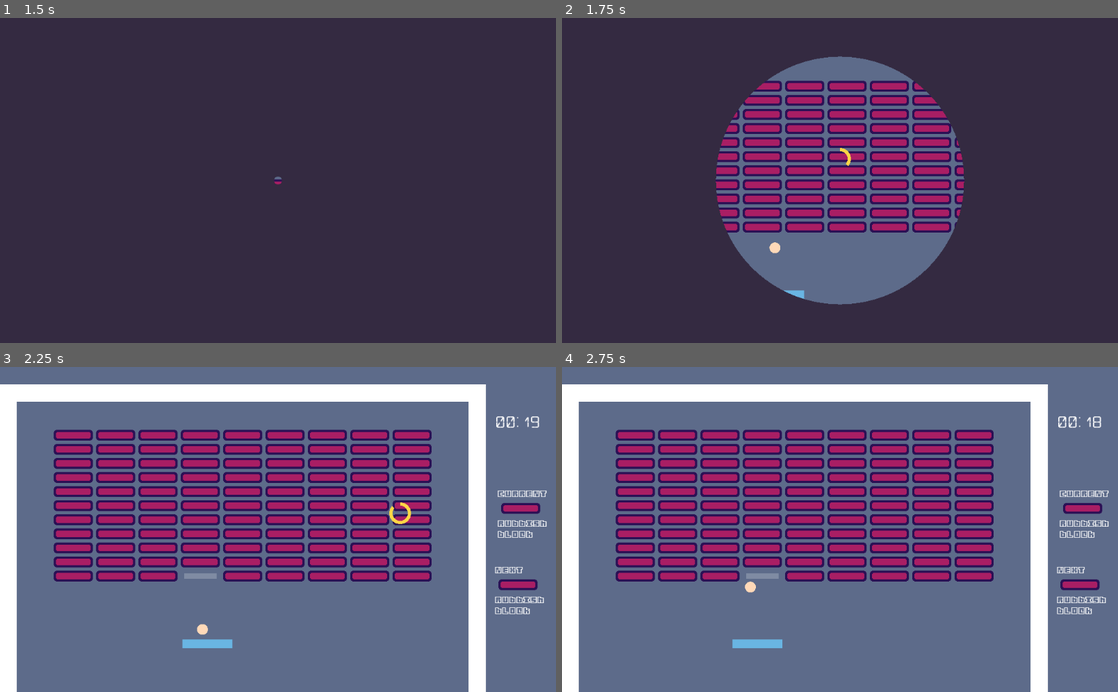
Above: before the commit, frames 1-4 (two rows, left to right).
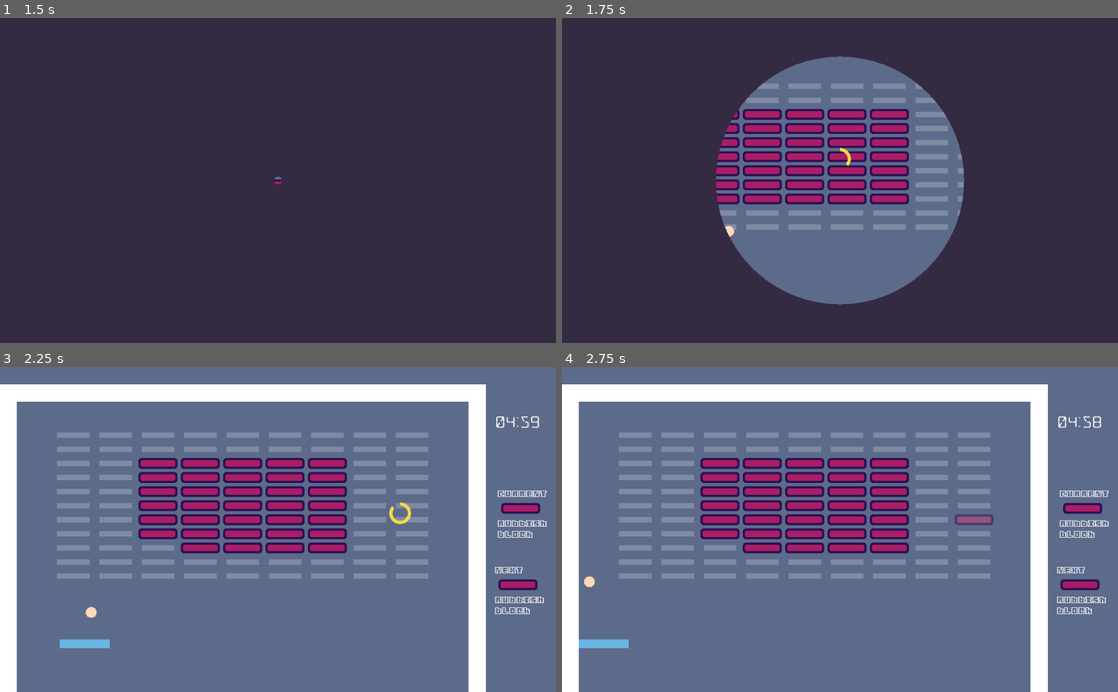
Above: after the commit, the same moments.

Repository: marc-hugh-tom/gmtk-game-jam-2023
Game: Godot game, scene res://scenes/SceneManager.tscn
Same seed, same stepped clock (60 frames per second), same inputs: the game is played once before the commit and once after it.
Inputs (mouse positions are in pixels of both pictures, inside the frame that each line leads up to):
- Up to frame 1 (1.5 s): click "PLAY" at 0.5 s; click "PLAY" at 1.25 s
- Up to frame 2 (1.75 s): no input
- Up to frame 3 (2.25 s): move the mouse to (400, 513) at 2.02 s; press the mouse at (400, 513) at 2.03 s; hold Right (ui_right) from 2.03 s (still down)
- Up to frame 4 (2.75 s): keep holding Right (ui_right)

Frame 1 is identical in both runs. In frame 2, 6.5% of the frame differs, in the area x 28-73%, y 19-87%; in frame 3, 16%; in frame 4, 16%, in the area x 3-96%, y 15-87%.

Commit message:
Smarter paddle

Diff:
--- a/scenes/Ball.tscn
+++ b/scenes/Ball.tscn
@@ -9,3 +9,5 @@
 
 [node name="CollisionShape2D" type="CollisionShape2D" parent="."]
 shape = SubResource( 1 )
+
+[node name="RayCasts" type="Node2D" parent="."]
--- a/scenes/GameContainer.tscn
+++ b/scenes/GameContainer.tscn
@@ -1,10 +1,13 @@
-[gd_scene load_steps=9 format=2]
+[gd_scene load_steps=10 format=2]
 
 [ext_resource path="res://scripts/GameContainer.gd" type="Script" id=1]
 [ext_resource path="res://scenes/Ball.tscn" type="PackedScene" id=2]
 [ext_resource path="res://scenes/PlacementUI.tscn" type="PackedScene" id=3]
 [ext_resource path="res://scenes/Paddle.tscn" type="PackedScene" id=4]
 [ext_resource path="res://scripts/BlockGrid.gd" type="Script" id=5]
+
+[sub_resource type="RectangleShape2D" id=4]
+extents = Vector2( 416, 10 )
 
 [sub_resource type="RectangleShape2D" id=2]
 extents = Vector2( 16, 300 )
@@ -17,6 +20,12 @@
 
 [node name="GameContainer" type="Node2D"]
 script = ExtResource( 1 )
+
+[node name="RayCastCatcher" type="Area2D" parent="." groups=["raycast_catcher"]]
+
+[node name="CollisionShape2D" type="CollisionShape2D" parent="RayCastCatcher"]
+position = Vector2( 512, 512 )
+shape = SubResource( 4 )
 
 [node name="Paddle" parent="." instance=ExtResource( 4 )]
 position = Vector2( 471, 511 )
--- a/scenes/GameState.tscn
+++ b/scenes/GameState.tscn
@@ -28,7 +28,7 @@
 custom_fonts/font = SubResource( 2 )
 
 [node name="WinCountdownTimer" type="Timer" parent="."]
-wait_time = 20.0
+wait_time = 300.0
 one_shot = true
 autostart = true
 
--- a/scripts/Ball.gd
+++ b/scripts/Ball.gd
@@ -1,24 +1,64 @@
 extends KinematicBody2D
 
 var direction = Vector2.ZERO
-var speed = 200.0
+var speed = 400.0
+
+const LOOKAHEAD_DISTANCE = 1000.0
+const NUMBER_OF_RAYCASTS = 2
+
 
 func _ready():
 	direction = Vector2(-0.5, 0.5)
+	for _i in range(NUMBER_OF_RAYCASTS):
+		var new_ray = RayCast2D.new()
+		new_ray.enabled = true
+		new_ray.collide_with_areas = true
+		$RayCasts.add_child(new_ray)
 
 func _physics_process(delta):
 	var collision = move_and_collide(
 		direction.normalized() * speed * delta
 	)
-
 	if is_instance_valid(collision):
-		direction = direction.bounce(collision.get_normal())
-
+		set_direction(direction.bounce(collision.get_normal()))
 		if collision.get_collider().is_in_group("ball_collidable"):
 			collision.get_collider().on_collide_with_ball(self, collision)
+	update_raycasts()
 
 func tweak_direction(new_direction):
-	direction = (direction + new_direction).normalized()
+	set_direction((direction + new_direction).normalized())
+
+func set_direction(new_direction):
+	direction = new_direction
+
+func update_raycasts():
+	var ray_position = Vector2.ZERO
+	var ray_direction = direction.normalized()
+	var ignore = null
+	for raycast in $RayCasts.get_children():
+		raycast.clear_exceptions()
+		if not ray_position == null:
+			raycast.set_position(ray_position)
+			raycast.set_cast_to(ray_direction * LOOKAHEAD_DISTANCE)
+			if not ignore == null:
+				raycast.add_exception(ignore)
+		raycast.force_raycast_update()
+		if raycast.is_colliding():
+			ray_position = to_local(raycast.get_collision_point())
+			var normal = raycast.get_collision_normal()
+			if normal.length() > 0.0:
+				ray_direction = ray_direction.bounce(normal.normalized()).normalized()
+			ignore = raycast.get_collider()
+		else:
+			ray_position = null
+
+func get_raycast_catcher_destination():
+	for raycast in $RayCasts.get_children():
+		if is_instance_valid(raycast) and raycast.is_colliding():
+			var collider = raycast.get_collider()
+			if is_instance_valid(collider) and collider.is_in_group("raycast_catcher"):
+				return(raycast.get_collision_point())
+	return(null)
 
 func _draw():
 	var center = Vector2(0, 0)
--- a/scripts/BlockGrid.gd
+++ b/scripts/BlockGrid.gd
@@ -5,6 +5,8 @@
 # Columns and rows have to be odd
 const COLUMNS = 9
 const ROWS = 11
+
+const MISSING = 2
 
 var block_matrix = []
 var block_size
@@ -69,7 +71,13 @@
 func _init_starting_blocks():
 	for col_idx in range(COLUMNS):
 		for row_idx in range(ROWS):
-			add_block(Vector2(col_idx, row_idx), BLOCK)
+			if (
+				col_idx >= MISSING and
+				col_idx < COLUMNS - MISSING and
+				row_idx >= MISSING and
+				row_idx < ROWS - MISSING
+			):
+				add_block(Vector2(col_idx, row_idx), BLOCK)
 
 func get_block_count():
 	var count = 0
--- a/scripts/GameContainer.gd
+++ b/scripts/GameContainer.gd
@@ -18,7 +18,7 @@
 	Globals.current_block_used()
 
 func _process(delta):
-	paddle.set_ball_position(ball.position)
+	paddle.update_target_x_pos($balls.get_children())
 	if $BlockGrid.get_block_count() == 0:
 		if not lost:
 			lost = true
--- a/scripts/Paddle.gd
+++ b/scripts/Paddle.gd
@@ -1,7 +1,7 @@
 extends KinematicBody2D
 
 var direction = Vector2.ZERO
-var speed = 3.0
+var max_speed = 300.0
 
 var ball_position = null
 
@@ -10,29 +10,41 @@
 var left_clamp = 142.0
 var right_clamp = 882.0
 
-func set_ball_position(pos):
-	ball_position = pos
+var target_x_pos = (right_clamp + left_clamp) / 2
+
+func update_target_x_pos(balls):
+	var ball_positions = []
+	var ball_distances = []
+	var raycast_catcher_dests = []
+	var ray_distances = []
+	for ball in balls:
+		ball_positions.append(ball.position.x)
+		ball_distances.append(abs(ball.position.x - position.x))
+		var dest = ball.get_raycast_catcher_destination()
+		if not dest == null:
+			var local_dest = get_parent().to_local(dest)
+			raycast_catcher_dests.append(local_dest.x)
+			ray_distances.append(abs(local_dest.x - position.x))
+	if len(raycast_catcher_dests) > 0:
+		target_x_pos = raycast_catcher_dests[ray_distances.find(ray_distances.min())]
+	else:
+		target_x_pos = ball_positions[ball_distances.find(ball_distances.min())]
 
 func _physics_process(delta):
-	if ball_position != null and !DEBUG:
-		var y = position.y
-		var new_position = position.linear_interpolate(ball_position, 4.0 * delta)
-		position.y = y
-
-		var diff = clamp(new_position.x - position.x, -speed, speed)
-		position.x += diff
+	var target_position = Vector2(target_x_pos, position.y)
+	if !DEBUG:
+		var diff = clamp(((target_x_pos - position.x) / 50) * max_speed, - max_speed, max_speed)
+		position.x += diff * delta
 		direction = Vector2(diff, 0)
-
 	if DEBUG:
 		direction = Vector2.ZERO
 		if Input.is_action_pressed("ui_left"):
 			direction += Vector2(-1, 0)
 		if Input.is_action_pressed("ui_right"):
 			direction += Vector2(1, 0)
-
-		position += direction.normalized() * speed * delta
-
+		position += direction.normalized() * max_speed * delta
 	position.x = clamp(position.x, left_clamp, right_clamp)
 
 func on_collide_with_ball(ball, collision):
-	ball.tweak_direction((collision.get_normal() * 2) + direction)
+	pass
+#	ball.tweak_direction(direction)
